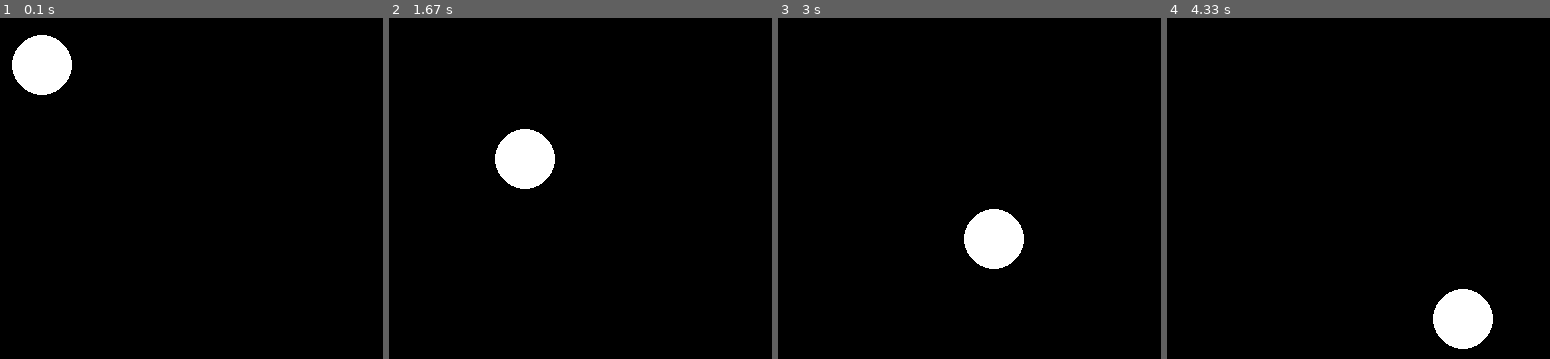
Above: before the commit, frames 1-4 (left to right).
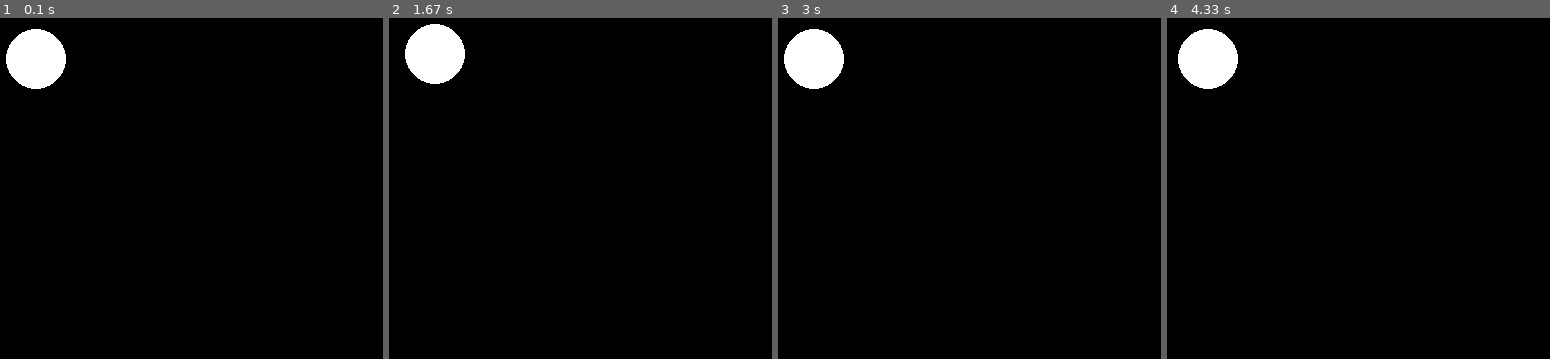
Above: after the commit, the same moments.

Repository: Chr0nometr9/pygametbs
Game: pygame game, started from lessons/less1_draw.py
Same seed, same stepped clock (60 frames per second), same inputs: the game is played once before the commit and once after it.
Inputs:
- Up to frame 1 (0.1 s): no input
- Up to frame 2 (1.67 s): hold Right 0.33-0.8 s; hold Up 0.83-1.13 s; hold Right 1.17-1.63 s
- Up to frame 3 (3 s): hold Left 1.67-2.2 s; hold Down 2.23-2.53 s; hold Left 2.57-2.97 s
- Up to frame 4 (4.33 s): hold Up 3-3.37 s; hold Right 3.4-4.03 s; hold Down from 4.07 s (still down)

The runs differ from the first frame. In frame 1, 0.8% of the frame differs, in the area x 1-19%, y 3-23%; in frame 2, 4.3%, in the area x 4-44%, y 1-51%; in frame 3, 4.3%; in frame 4, 4.3%.

Commit message:
Less 1. Keyboard control was added

Diff:
--- a/lessons/less1_draw.py
+++ b/lessons/less1_draw.py
@@ -1,6 +1,7 @@
 import pygame
 import sys
 from random import randint
+from math import cos, sin
 
 import pygame.draw
 
@@ -19,7 +20,8 @@
     print(circ.center)'''
 
 clock = pygame.time.Clock() # створюємо об'єкт для взаємодії з часом
-circle_x, circle_y = 300, 300
+circle_pos = [300, 300] # x, y
+
 
 #Основний цикл програми
 runnig = True
@@ -27,14 +29,19 @@
     for event in pygame.event.get(): # Обробка подій
         if event.type == pygame.QUIT:
             runnig = False
-
+        if event.type == pygame.KEYDOWN:
+            if event.key == pygame.K_LEFT:
+                circle_pos[0] -= 5
+            if event.key == pygame.K_RIGHT:
+                circle_pos[0] += 5
+            if event.key == pygame.K_UP:
+                circle_pos[1] -= 5
+            if event.key == pygame.K_DOWN:
+                circle_pos[1] += 5
 
     screen.fill((0, 0, 0))
+    pygame.draw.circle(screen, (255, 255, 255), circle_pos, 30)
 
-    circle_x += 1
-    circle_y += 1
-
-    pygame.draw.circle(screen, (255, 255, 255), (circle_x, circle_y), 30)
 
     pygame.display.flip() # Малюємо наступний кадр
     clock.tick(FPS)
